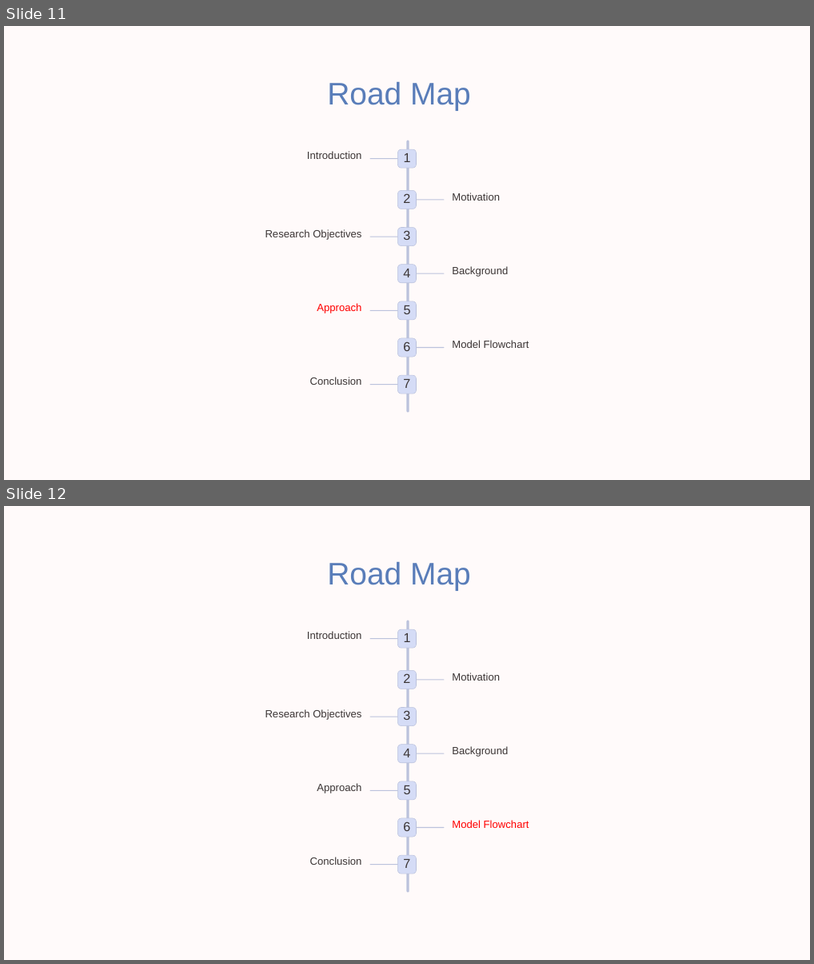
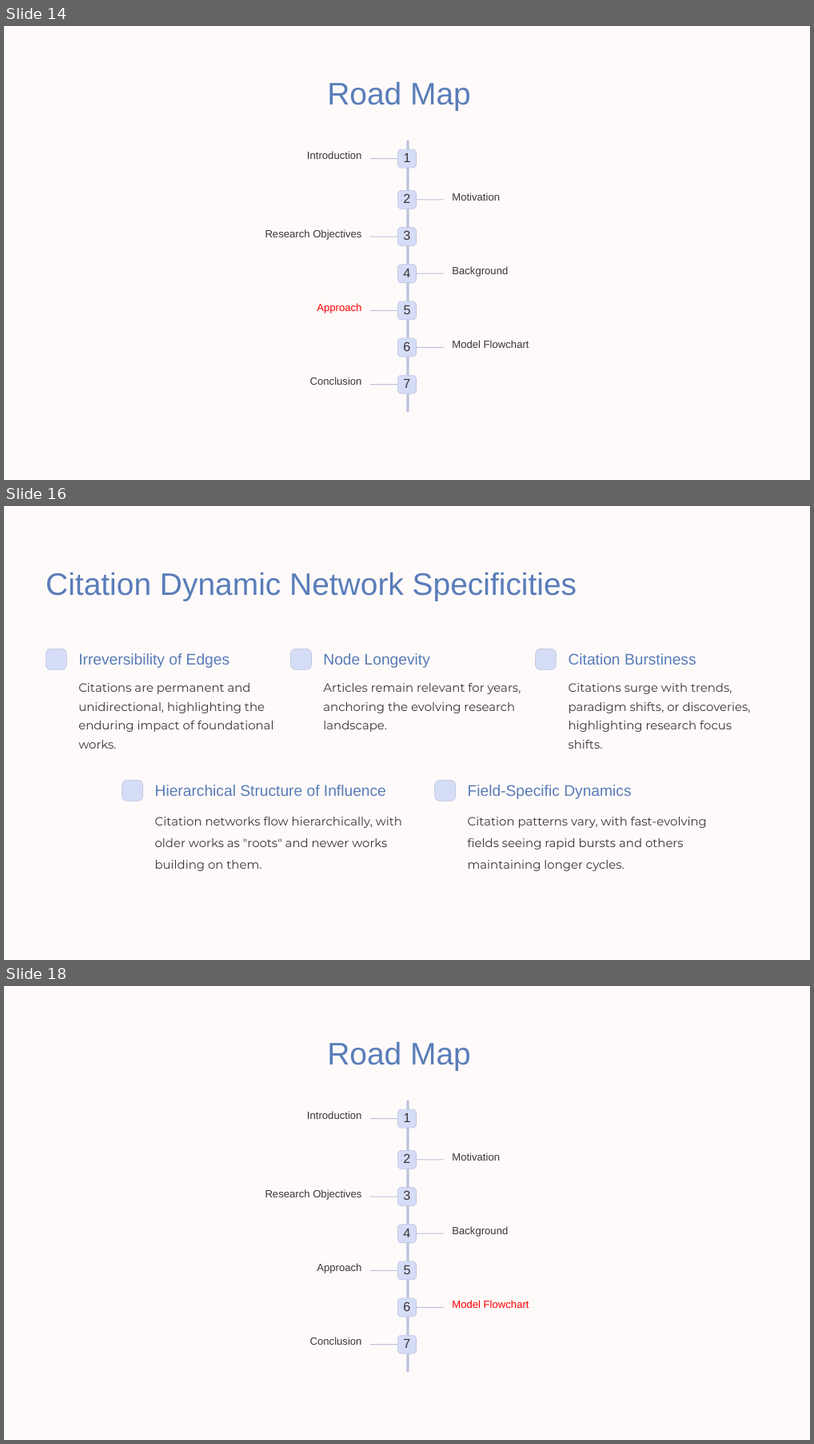
Before and after one commit to AvishayBR/Degree_FinalProject, a slide deck: Project Presentation.pptx. Shown one above the other, each under a label of ours: slides 11 and 12 before the commit, slides 14, 16 and 18 after it; the slides between them are not shown. The pictures are 814x964 and 814x1444 pixels, drawn with LibreOffice and Linux fonts; fonts in the diff are those of the drawing; background and template pictures are left out. Boxes give left, top, right and bottom in pixels: in the first picture for what was removed or moved away, otherwise in the second. Text is boxed around its words. In the diff, an @@ line names an element or a change of style, - is before the commit and + after.

```diff
--- a/Project Presentation.pptx
+++ b/Project Presentation.pptx
@@ slide 16 added at <box>4,506,810,960</box>, background #000000; not listed: 1 template element that a slide beside it also shows @@
@@ text added at <box>46,572,577,600</box>, 44.5 pt, text #597DB9 @@
+Citation Dynamic Network Specificities
@@ rounded rectangle added at <box>46,648,66,669</box>, fill #D5DCF6, outline #BBC2DC 0.6 pt @@
@@ rounded rectangle added at <box>290,648,311,669</box>, fill #D5DCF6, outline #BBC2DC 0.6 pt @@
@@ rounded rectangle added at <box>536,648,556,669</box>, fill #D5DCF6, outline #BBC2DC 0.6 pt @@
@@ text added at <box>78,653,230,668</box>, 22 pt, text #587CB8 @@
+Irreversibility of Edges
@@ text added at <box>323,653,430,668</box>, 22 pt, text #587CB8 @@
+Node Longevity
@@ text added at <box>569,653,697,664</box>, 22 pt, text #587CB8 @@
+Citation Burstiness
@@ text added at <box>78,683,274,732</box>, 17 pt, text #3B3535 @@
+Citations are permanent and unidirectional, highlighting the enduring impact of foundational works.
@@ text added at <box>323,683,522,732</box>, 17 pt, text #3B3535 @@
+Articles remain relevant for years, anchoring the evolving research landscape.
@@ text added at <box>569,683,751,732</box>, 17 pt, text #3B3535 @@
+Citations surge with trends, paradigm shifts, or discoveries, highlighting research focus shifts.
@@ rounded rectangle added at <box>122,780,142,800</box>, fill #D5DCF6, outline #BBC2DC 0.6 pt @@
@@ text added at <box>155,784,386,796</box>, 22 pt, text #587CB8 @@
+Hierarchical Structure of Influence
@@ rounded rectangle added at <box>435,780,455,800</box>, fill #D5DCF6, outline #BBC2DC 0.6 pt @@
@@ text added at <box>468,784,631,799</box>, 22 pt, text #587CB8 @@
+Field-Specific Dynamics
@@ text added at <box>155,816,402,871</box>, 17 pt, text #3B3535 @@
+Citation networks flow hierarchically, with older works as "roots" and newer works building on them.
@@ text added at <box>468,816,707,871</box>, 17 pt, text #3B3535 @@
+Citation patterns vary, with fast-evolving fields seeing rapid bursts and others maintaining longer cycles.
@@ what was slide 11 is now slide 14 @@
@@ what was slide 12 is now slide 18 @@
```
Also in this commit, not shown: 2 slides changed, 3 other slides added, 14 slides removed.
